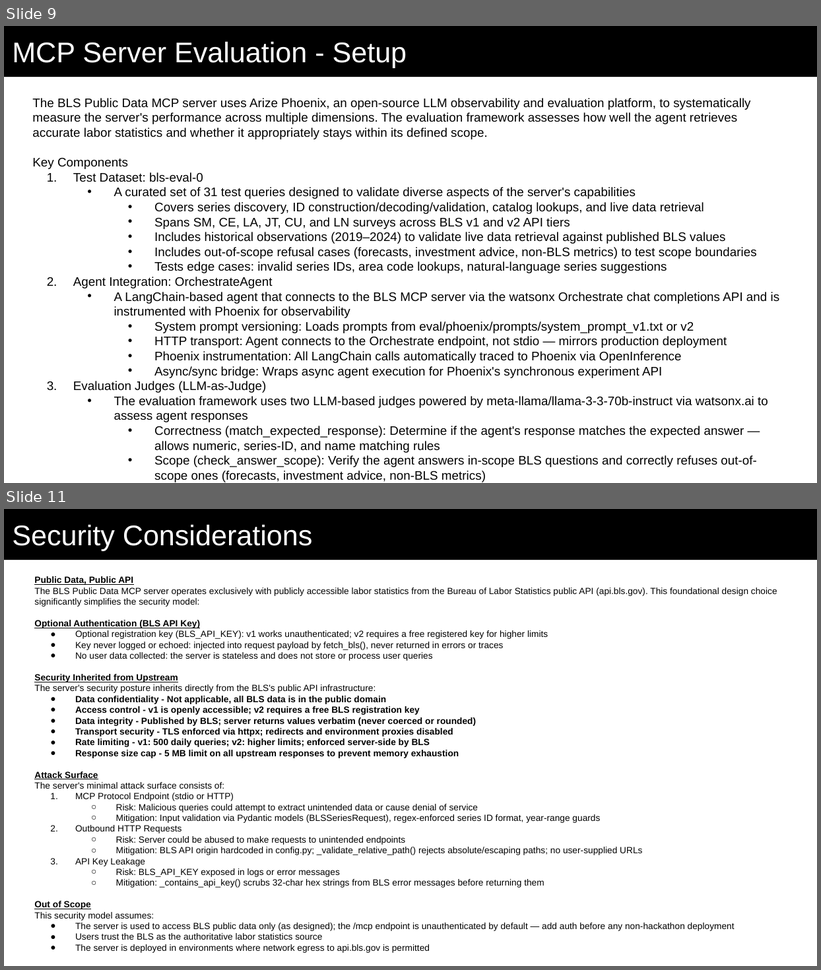
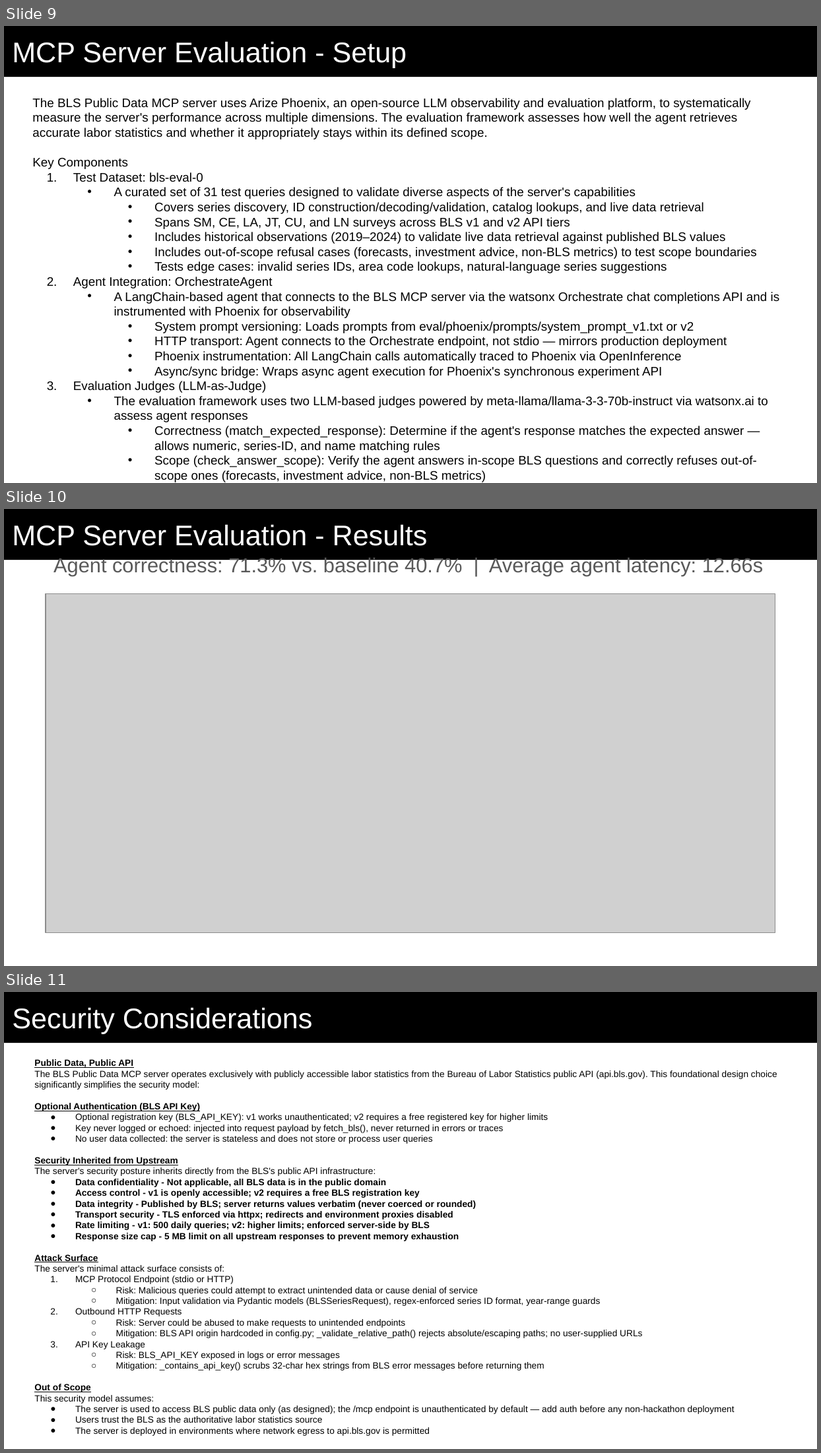
Before and after one commit to gsa-mcp-hackathon/BLS_DS_MCP_SERVER, a slide deck: submission_documentation/mcp_hackathon_bls_public_data.pptx. Shown one above the other, each under a label of ours: slides 9 and 11 before the commit, slides 9, 10 and 11 after it; the slides between them are not shown. The pictures are 821x970 and 821x1453 pixels, drawn with LibreOffice and Linux fonts; fonts in the diff are those of the drawing; grey boxes stand for pictures. Boxes give left, top, right and bottom in pixels: in the first picture for what was removed or moved away, otherwise in the second. Text is boxed around its words. In the diff, an @@ line names an element or a change of style, - is before the commit and + after.

Commit message:
update slide 10 to remove old images

```diff
--- a/submission_documentation/mcp_hackathon_bls_public_data.pptx
+++ b/submission_documentation/mcp_hackathon_bls_public_data.pptx
@@ slide 10 added at [4, 509, 817, 966], background #FFFFFF @@
@@ title added at [4, 509, 817, 560], fill #000000, 25.2 pt, text #FFFFFF @@
+MCP Server Evaluation - Results
@@ text added at [54, 557, 763, 576], 18 pt, text #595959 @@
+Agent correctness: 71.3% vs. baseline 40.7% | Average agent latency: 12.66s
@@ picture added at [46, 593, 776, 933] @@
```
Also in this commit, not shown: 1 slide removed.
